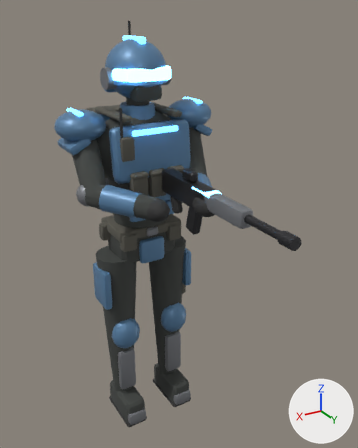
Renders of the glTF model games/arenafps/models/soldier_a.glb from each side of a commit.
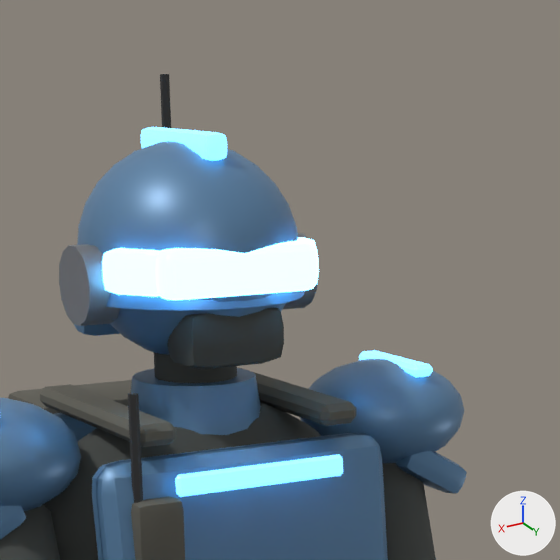
The first picture shows the older version from a 50 mm lens placed at (0.991, 2.011, 2.032), pointed at (-0.043, 0.289, 1.171). The close-ups show the older and then the newer version on the part from 23% to 66% of the width and 0% to 34% of the height of that picture. Only the edits that show in the close-ups are written down. The lights are fixed; the arrows at lower right show +X, +Y and +Z.

The first close-up shows 'Soldier'.
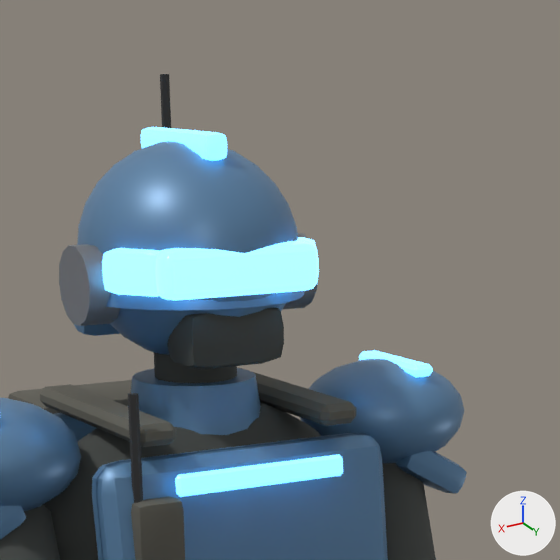
Pixel boxes [x1, y1, x2, y2] of what changed, in the close-ups (560 x 560 px):
'Soldier', surface changed
    both: [19, 220, 380, 473]

What the commit changed:
In material 'visor' (mat_visor), emission_strength goes from 6.0 to 3.0.
